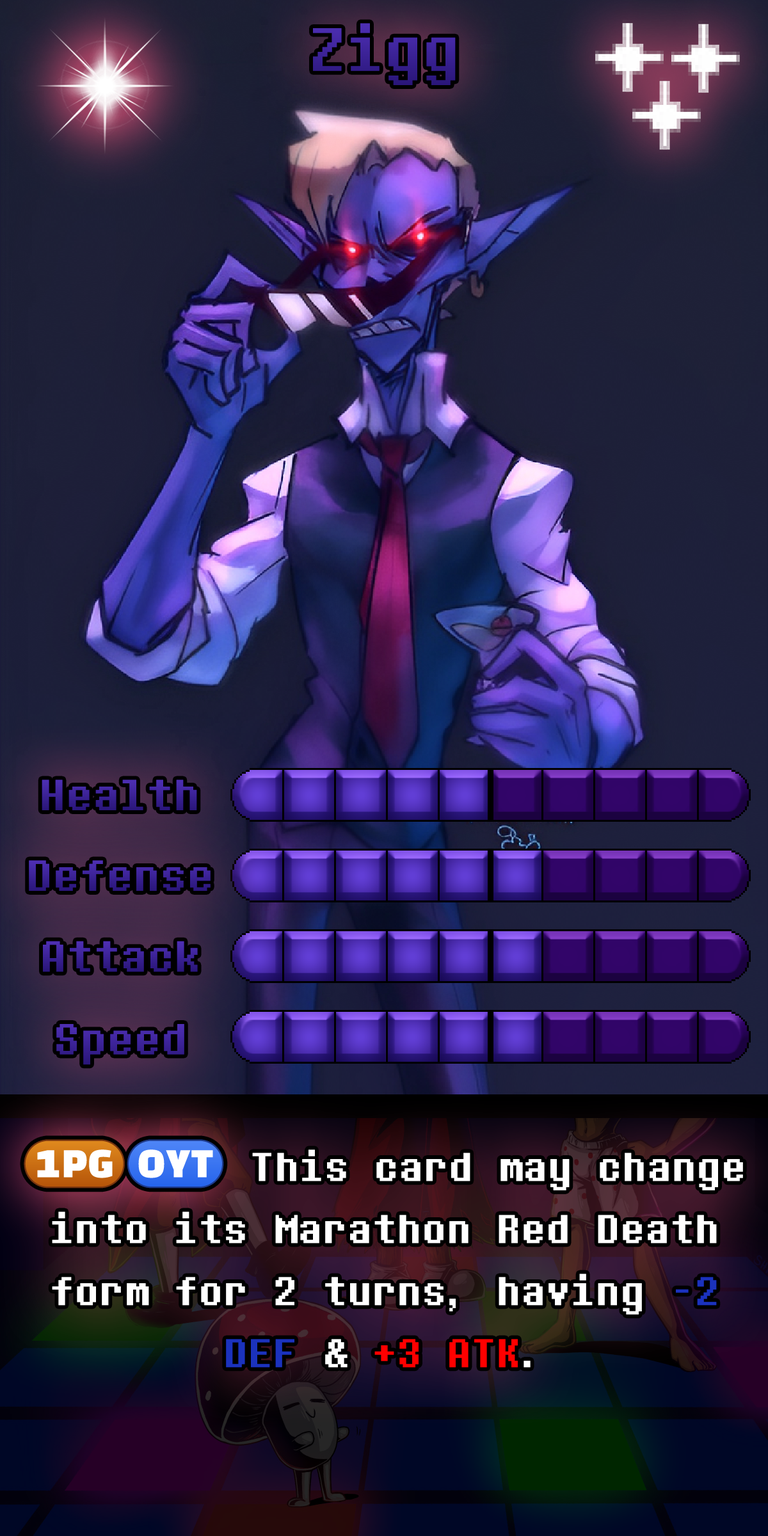
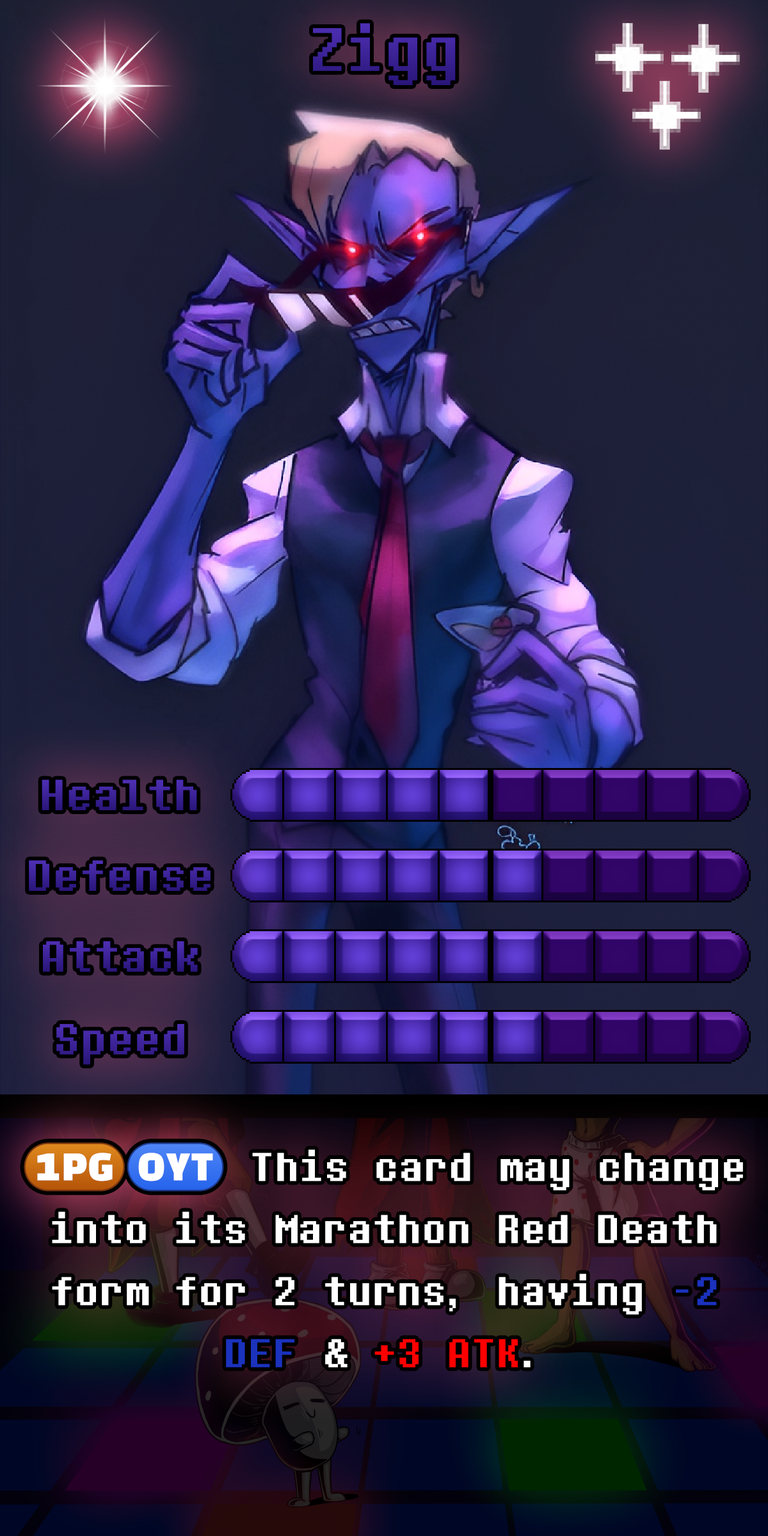
Revision of a layered 768x1536 image; what changed, layer by layer:
painted on "Ability" over <box>23,1139,224,1192</box>
